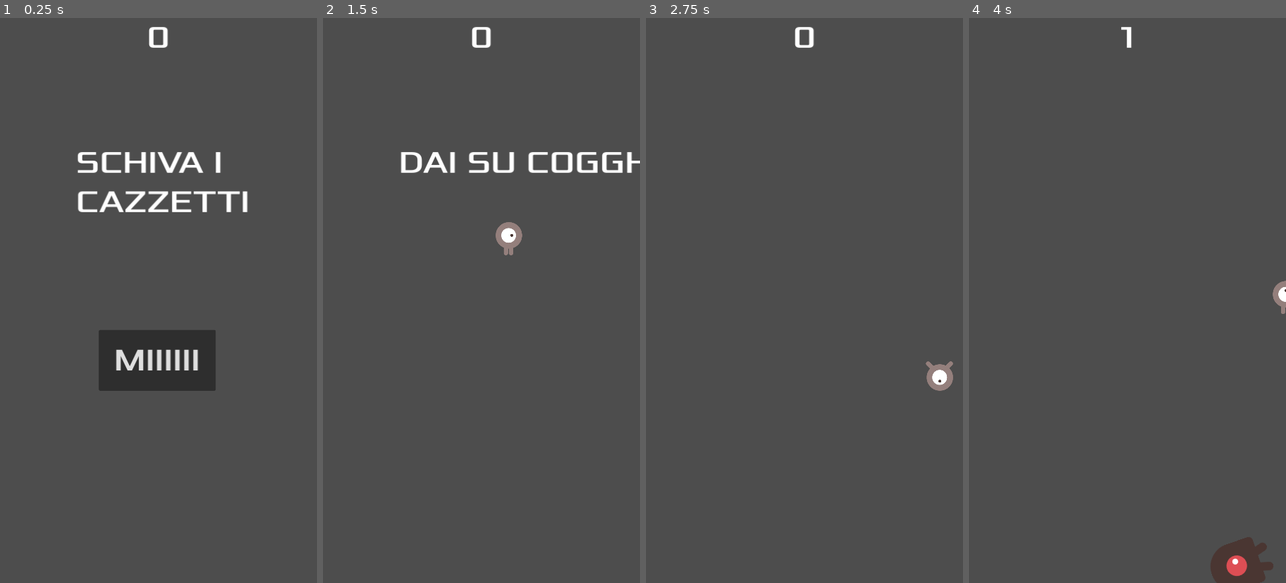
Above: before the commit, frames 1-4 (left to right).
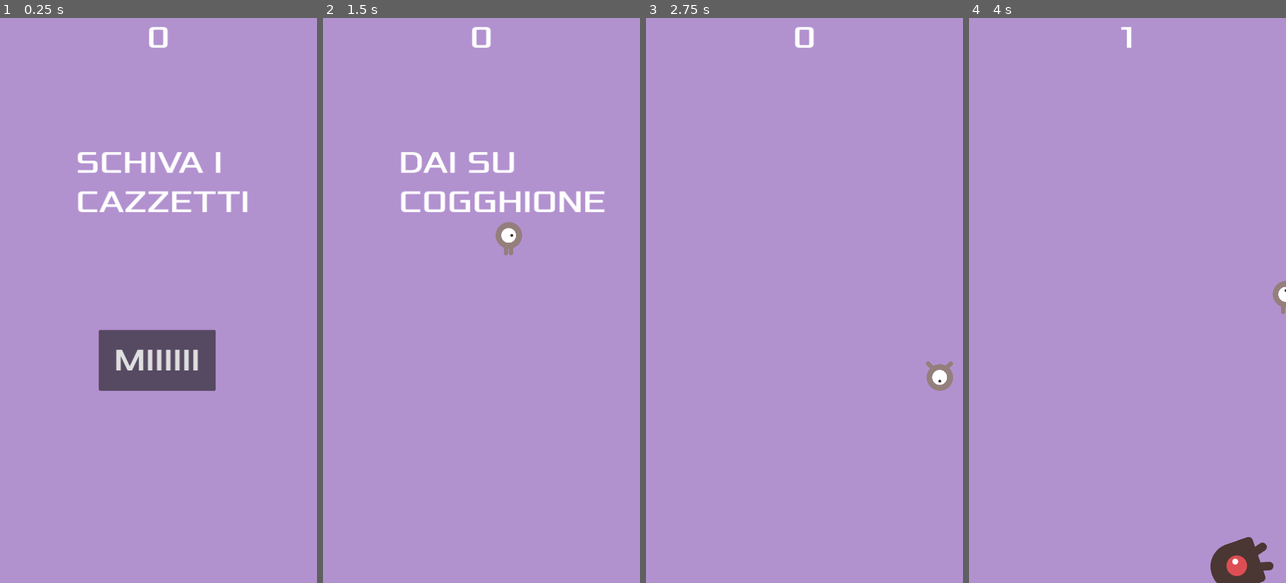
Above: after the commit, the same moments.

Repository: matvan99it/IL-GODOt
Game: Godot game, scene res://main.tscn
The game is run twice, just before and just after one commit, with the same random seed, the same clock (stepped at 60 frames per second) and the same inputs.
Inputs:
- Up to frame 1 (0.25 s): no input
- Up to frame 2 (1.5 s): click "MIIIIII" at 0.5 s; tap Enter at 1.25 s; hold Right (move_right) from 1.28 s (still down)
- Up to frame 3 (2.75 s): release Right (move_right) at 2.03 s; hold Down (move_down) from 2.03 s (still down)
- Up to frame 4 (4 s): release Down (move_down) at 2.78 s; hold Right (move_right) 2.78-3.53 s; hold Up (move_up) from 3.53 s (still down)

The runs differ from the first frame. In frame 1, 98% of the frame differs, in the area x 0-100%, y 0-100%; in frame 2, 99%; in frame 3, 100%; in frame 4, 99%.

Commit message:
finito il 2d

Diff:
--- a/FIRST2D/hud.gd
+++ b/FIRST2D/hud.gd
@@ -17,12 +17,12 @@
 	$MessageTimer.start()
 
 func show_game_over():
-	show_messages("game_over")
+	show_messages("FAI SCHIFO")
 
 	#Sleep
 	await $MessageTimer.timeout
 
-	$Message.text("SCHIVA I CAZZETTI")
+	$Message.text = "SCHIVA I CAZZETTI"
 	$Message.show()
 
 	await get_tree().create_timer(1.0).timeout
--- a/FIRST2D/hud.tscn
+++ b/FIRST2D/hud.tscn
@@ -22,8 +22,8 @@
 offset_bottom = 415.0
 theme_override_fonts/font = ExtResource("1_16n8h")
 theme_override_font_sizes/font_size = 64
-text = "SCHIVA I
-CAZZETTI"
+text = "SCHIVA I CAZZETTI"
+autowrap_mode = 2
 
 [node name="StartButton" type="Button" parent="."]
 offset_left = 202.0
--- a/FIRST2D/main.tscn
+++ b/FIRST2D/main.tscn
@@ -14,6 +14,14 @@
 [node name="Main" type="Node"]
 script = ExtResource("1_3k2f0")
 mob_scene = ExtResource("2_b2216")
+
+[node name="ColorRect" type="ColorRect" parent="."]
+anchors_preset = 15
+anchor_right = 1.0
+anchor_bottom = 1.0
+grow_horizontal = 2
+grow_vertical = 2
+color = Color(0.698039, 0.568627, 0.811765, 1)
 
 [node name="Player" parent="." instance=ExtResource("3_ob0e0")]
 
